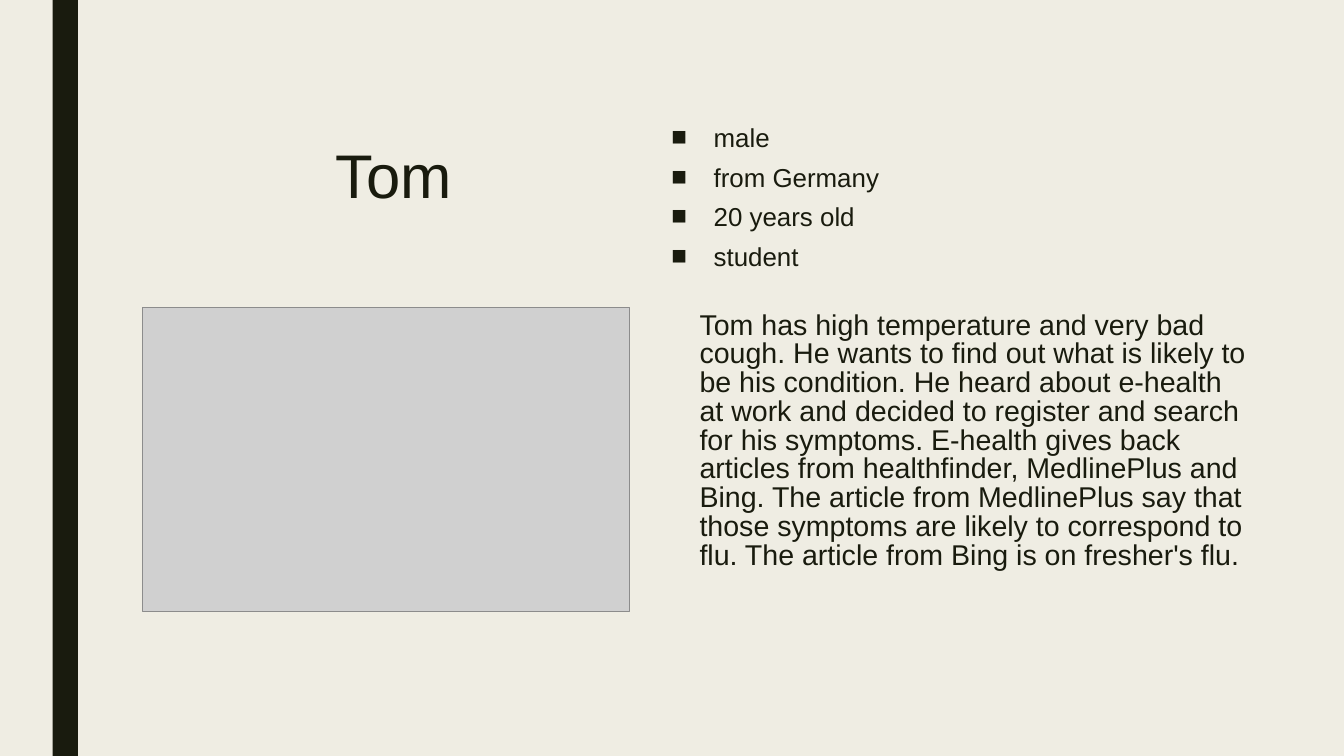
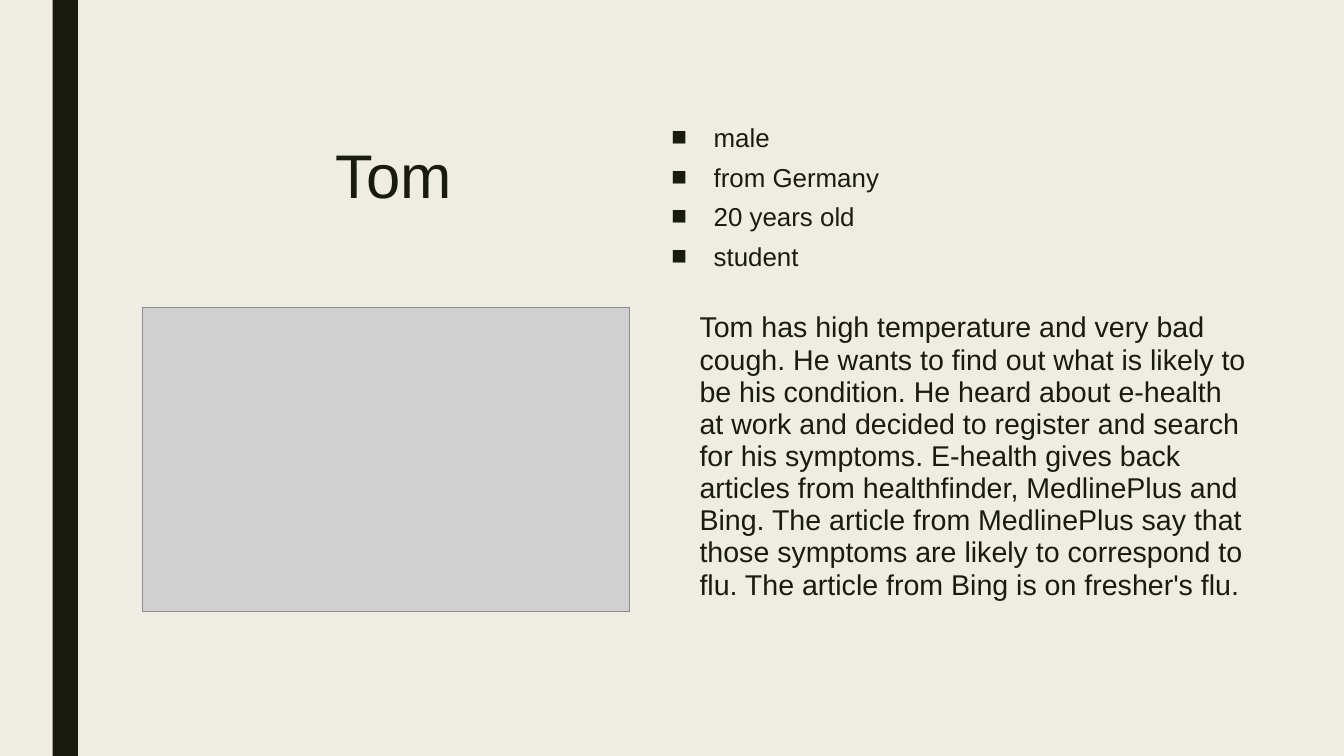
Before and after one commit to violet-g/e-health, a slide deck: slide 4 of General/e-health.pptx. Drawn at 1344x756 pixels with LibreOffice and Linux fonts; fonts in the diff are those of the drawing; grey boxes stand for pictures. Boxes give left, top, right and bottom in pixels: in the first picture for what was removed or moved away, otherwise in the second. Text is boxed around its words. In the diff, an @@ line names an element or a change of style, - is before the commit and + after.

```diff
--- a/General/e-health.pptx
+++ b/General/e-health.pptx
@@ text "Tom has high temperature and ..." at (700,316,1246,600): line spacing 0.84 to 0.94 @@
```
Also in this commit, not shown: 2 other slides changed, 1 slide added, 1 slide removed.
